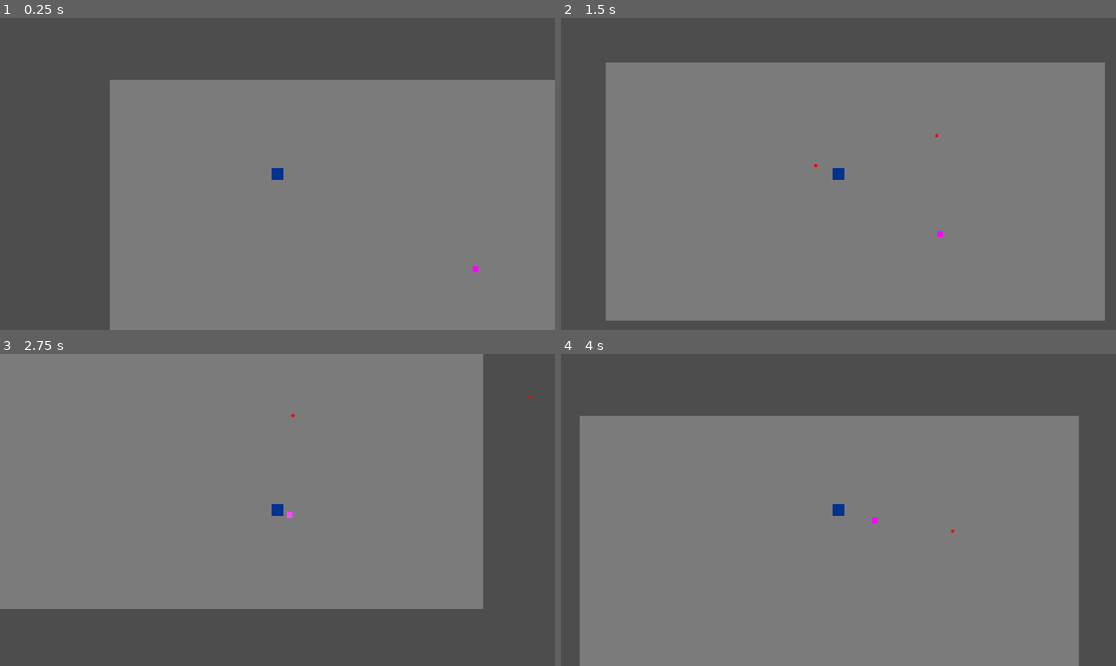
Above: before the commit, frames 1-4 (two rows, left to right).
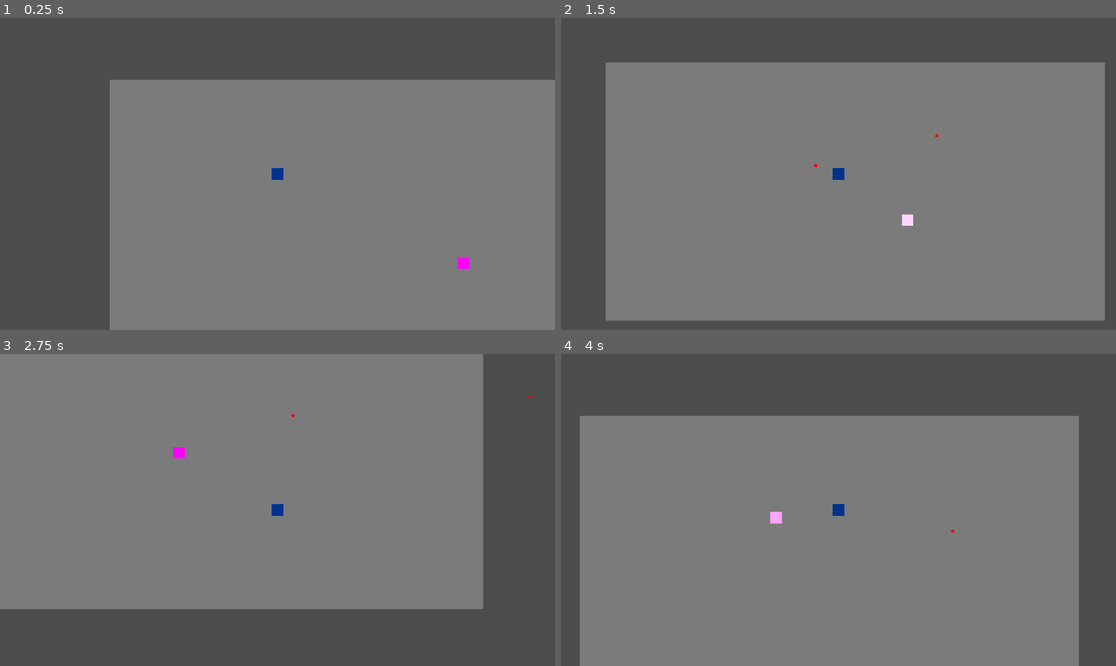
Above: after the commit, the same moments.

Repository: Lukko-Digital/WellesleyGameJam2024
Game: Godot game, scene res://src/main.tscn
Same seed, same stepped clock (60 frames per second), same inputs: the game is played once before the commit and once after it.
Inputs (mouse positions are in pixels of both pictures, inside the frame that each line leads up to):
- Up to frame 1 (0.25 s): no input
- Up to frame 2 (1.5 s): move the mouse to (960, 158) at 0.52 s; press the mouse at (960, 158) at 0.53 s; hold D (right) 0.53-1.28 s; move the mouse to (727, 189) at 1.27 s; release the mouse at (727, 189) at 1.28 s; hold S (down) from 1.28 s (still down); click (727, 189) at 1.35 s
- Up to frame 3 (2.75 s): move the mouse to (333, 441) at 2.02 s; release S (down) at 2.03 s; press the mouse at (333, 441) at 2.03 s; hold D (right) from 2.03 s (still down)
- Up to frame 4 (4 s): move the mouse to (810, 572) at 2.77 s; release D (right) at 2.78 s; release the mouse at (810, 572) at 2.78 s; hold W (up) 2.78-3.53 s; click (810, 572) at 2.85 s; move the mouse to (1005, 556) at 3.52 s; press the mouse at (1005, 556) at 3.53 s; hold A (left) from 3.53 s (still down)

The runs differ from the first frame. In frame 1, 0.1% of the frame differs, in the area x 82-87%, y 76-82%; in frame 2, less than 0.1%; in frame 3, 0.1%; in frame 4, 0.1%.

Commit message:
upscale speed numbers

Diff:
--- a/src/enemies/dasher.gd
+++ b/src/enemies/dasher.gd
@@ -1,6 +1,6 @@
 extends Enemy
 
-const DASH_SPEED = 500
+const DASH_SPEED = 1000
 const Attack_Time = {
 	WINDUP = 0.7,
 	DURATION = 0.4,
--- a/src/enemies/dasher.tscn
+++ b/src/enemies/dasher.tscn
@@ -5,15 +5,16 @@
 [ext_resource type="Script" path="res://src/abstract_base_classes/attack.gd" id="3_oulo6"]
 
 [sub_resource type="CircleShape2D" id="CircleShape2D_q5nso"]
+radius = 19.0263
 
 [sub_resource type="RectangleShape2D" id="RectangleShape2D_8i8wt"]
-size = Vector2(22, 22)
+size = Vector2(42, 42)
 
 [node name="dasher" type="Node2D"]
 
 [node name="enemy" parent="." instance=ExtResource("1_v0j24")]
 script = ExtResource("1_q5m6k")
-SPEED = 100
+SPEED = 300
 MAX_HEALTH = 2
 
 [node name="ColorRect" type="ColorRect" parent="enemy"]
@@ -22,10 +23,10 @@
 anchor_top = 0.5
 anchor_right = 0.5
 anchor_bottom = 0.5
-offset_left = -10.0
-offset_top = -10.0
-offset_right = 10.0
-offset_bottom = 10.0
+offset_left = -20.0
+offset_top = -20.0
+offset_right = 20.0
+offset_bottom = 20.0
 grow_horizontal = 2
 grow_vertical = 2
 mouse_filter = 2
@@ -35,7 +36,7 @@
 shape = SubResource("CircleShape2D_q5nso")
 
 [node name="AttackRay" type="RayCast2D" parent="enemy"]
-target_position = Vector2(90, 0)
+target_position = Vector2(400, 0)
 collision_mask = 3
 
 [node name="AttackBox" type="Area2D" parent="enemy"]
@@ -45,6 +46,7 @@
 DAMAGE = 1
 
 [node name="CollisionShape2D" type="CollisionShape2D" parent="enemy/AttackBox"]
+visible = false
 shape = SubResource("RectangleShape2D_8i8wt")
 
 [node name="DashTimer" type="Timer" parent="enemy"]
